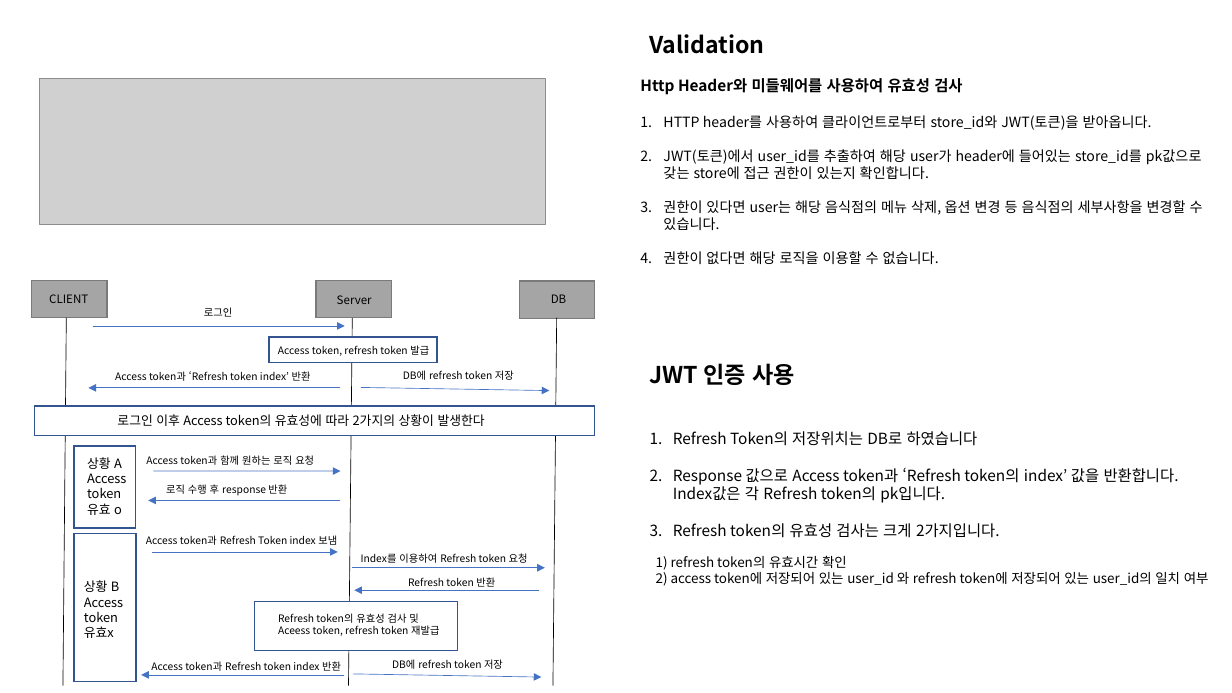
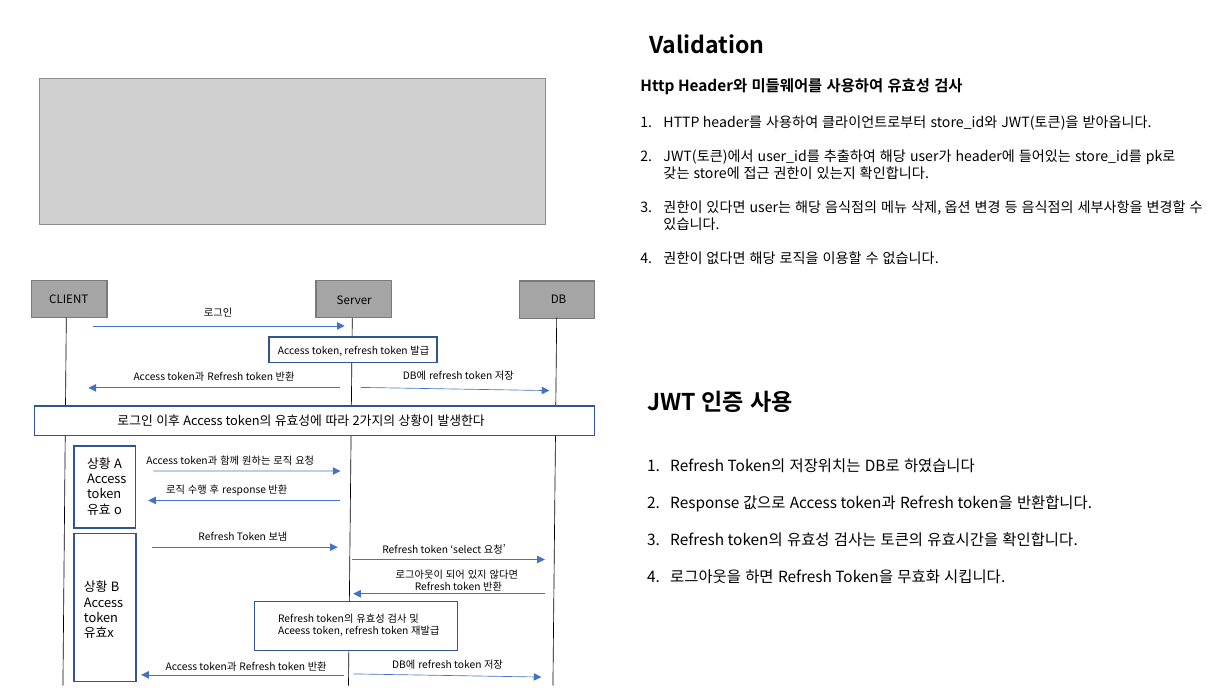
Before and after one commit to ohjinhokor/PortFolio, a slide deck: slide 3 of 오진호 포토폴리오.pptx. Drawn at 1232x693 pixels with LibreOffice and Linux fonts; fonts in the diff are those of the drawing; grey boxes stand for pictures; background and template pictures are left out. Boxes give left, top, right and bottom in pixels: in the first picture for what was removed or moved away, otherwise in the second. Text is boxed around its words. In the diff, an @@ line names an element or a change of style, - is before the commit and + after.

```diff
--- a/오진호 포토폴리오.pptx
+++ b/오진호 포토폴리오.pptx
@@ text at [663, 149, 1176, 179]: text changed @@
-2. JWT(토큰)에서 user_id를 추출하여 해당 user가 header에 들어있는 store_id를 pk값으로 갖는 store에 접근 권한이 있는지 확인합니다.
+2. JWT(토큰)에서 user_id를 추출하여 해당 user가 header에 들어있는 store_id를 pk로 갖는 store에 접근 권한이 있는지 확인합니다.
@@ text at [134, 371, 295, 381]: text changed @@
-Access token과 ‘Refresh token index’ 반환
+Access token과 Refresh token 반환
@@ text "JWT 인증 사용": place and size @@
-text "JWT 인증 사용" at [650, 363, 796, 385]
+text "JWT 인증 사용" at [647, 390, 793, 412]
@@ text "Refresh Token의 저장위치는 DB로 하였습니다": place and size @@
-text "Refresh Token의 저장위치는 DB로 하였습니다" at [656, 431, 1209, 586]
+text "Refresh Token의 저장위치는 DB로 하였습니다" at [670, 458, 1092, 584]
@@ text at [670, 495, 1092, 584]: text changed @@
-2. Response 값으로 Access token과 ‘Refresh token의 index’ 값을 반환합니다. Index값은 각 Refresh token의 pk입니다.
-3. Refresh token의 유효성 검사는 크게 2가지입니다.
-1) refresh token의 유효시간 확인
-2) access token에 저장되어 있는 user_id 와 refresh token에 저장되어 있는 user_id의 일치 여부
+2. Response 값으로 Access token과 Refresh token을 반환합니다.
+3. Refresh token의 유효성 검사는 토큰의 유효시간을 확인합니다.
+4. 로그아웃을 하면 Refresh Token을 무효화 시킵니다.
@@ text at [198, 531, 288, 541]: text changed @@
-Access token과 Refresh Token index 보냄
+Refresh Token 보냄
@@ arrow moved from (152, 552) - (338, 552) to (152, 547) - (338, 547) @@
@@ arrow moved from (352, 568) - (545, 568) to (352, 559) - (545, 559) @@
@@ text "로그아웃이 되어 있지 않다면": place and size @@
-text "로그아웃이 되어 있지 않다면" at [408, 577, 495, 587]
+text "로그아웃이 되어 있지 않다면" at [396, 569, 518, 594]
@@ text at [382, 544, 506, 554]: text changed @@
-Index를 이용하여 Refresh token 요청
+Refresh token ‘select 요청’
@@ text at [396, 569, 518, 582]: paragraph added @@
+로그아웃이 되어 있지 않다면
@@ arrow moved from (540, 591) - (354, 591) to (545, 594) - (353, 594) @@
@@ text at [415, 581, 502, 594]: alignment left to centre @@
@@ text at [166, 661, 327, 671]: text changed @@
-Access token과 Refresh token index 반환
+Access token과 Refresh token 반환
```
Also in this commit, not shown: 5 other slides changed, 1 slide added, 1 other file.
